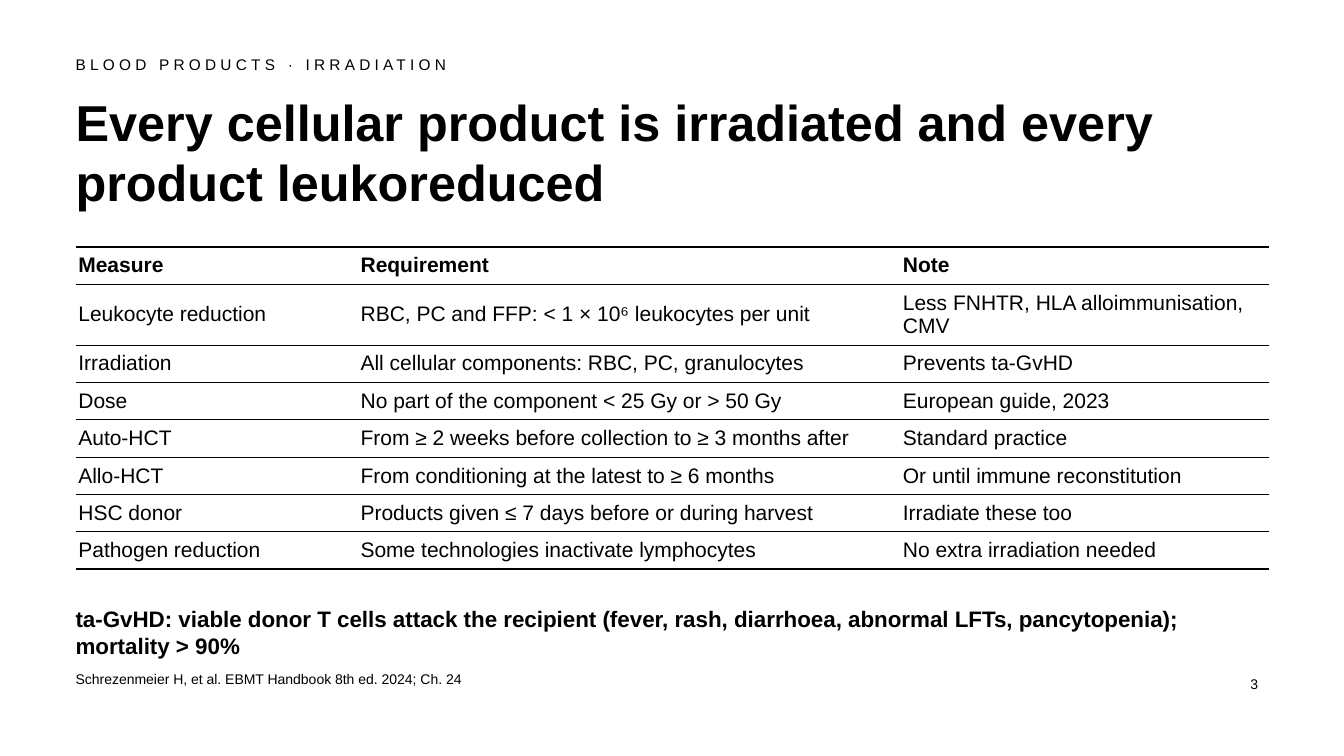
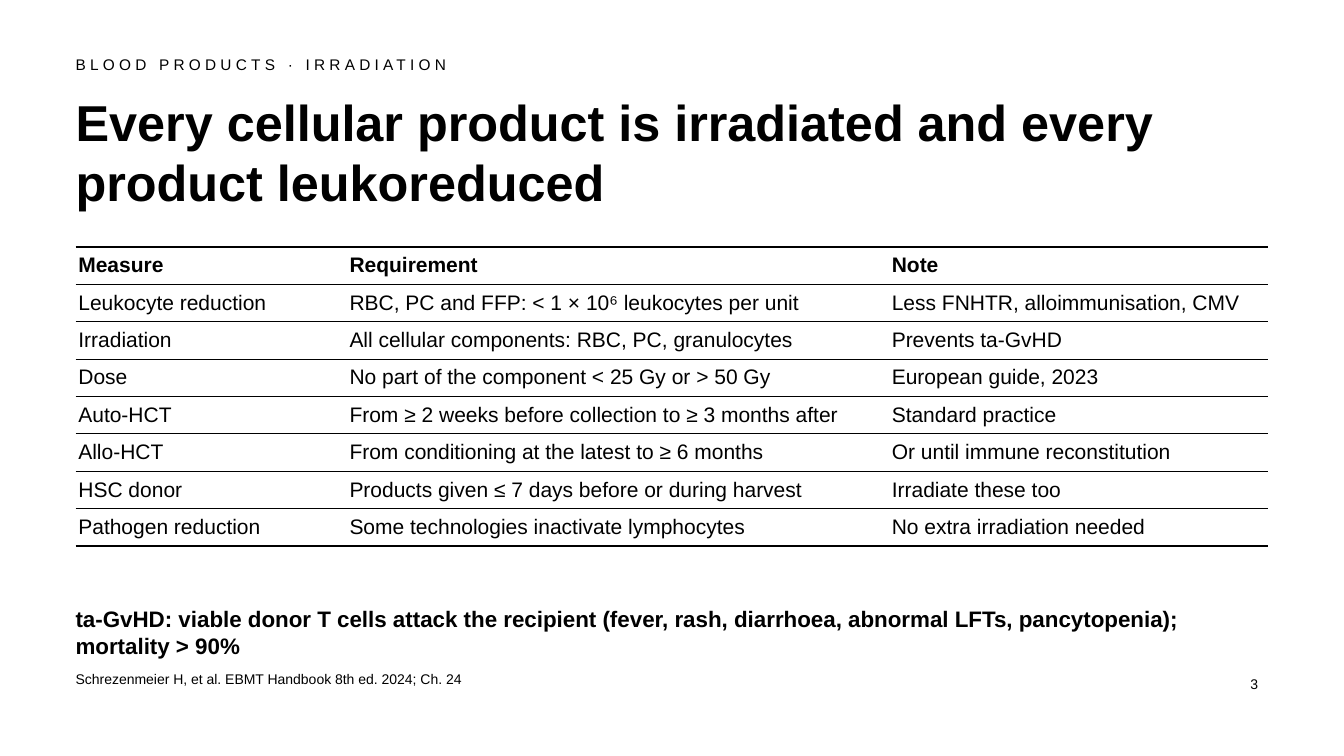
Before and after one commit to htlin222/ebmt-handbook-skill, a slide deck: slide 3 of slides/decks/s06-transfusion-abo.pptx. Drawn at 1344x756 pixels with LibreOffice and Linux fonts; fonts in the diff are those of the drawing. Boxes give left, top, right and bottom in pixels: in the first picture for what was removed or moved away, otherwise in the second. Text is boxed around its words. In the diff, an @@ line names an element or a change of style, - is before the commit and + after.

```diff
--- a/slides/decks/s06-transfusion-abo.pptx
+++ b/slides/decks/s06-transfusion-abo.pptx
@@ table at box(76, 247, 1268, 542) @@
-row 2, column 3: Less FNHTR, HLA alloimmunisation, CMV
+row 2, column 3: Less FNHTR, alloimmunisation, CMV
```
Also in this commit, not shown: 6 other slides changed, 4 other files.
